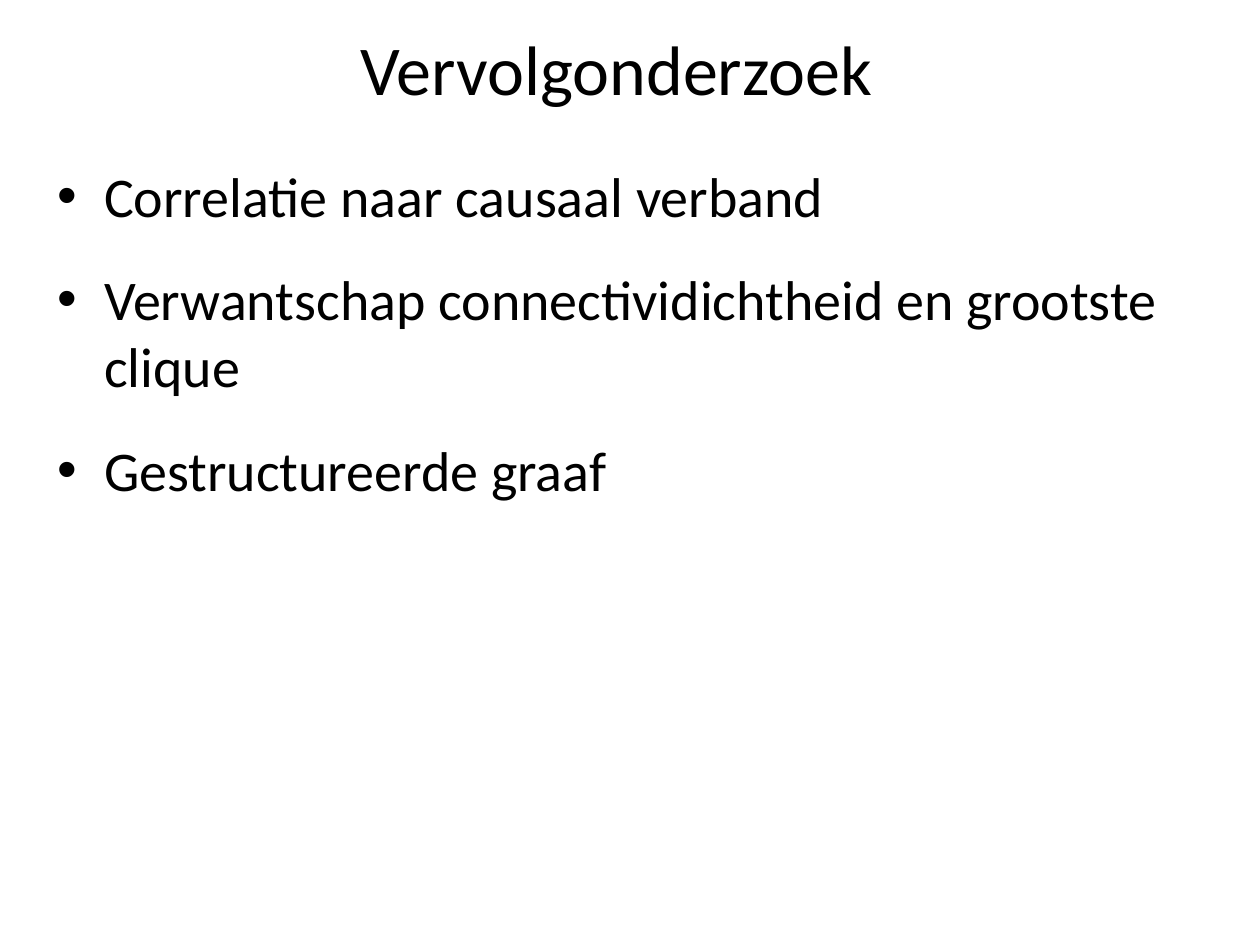
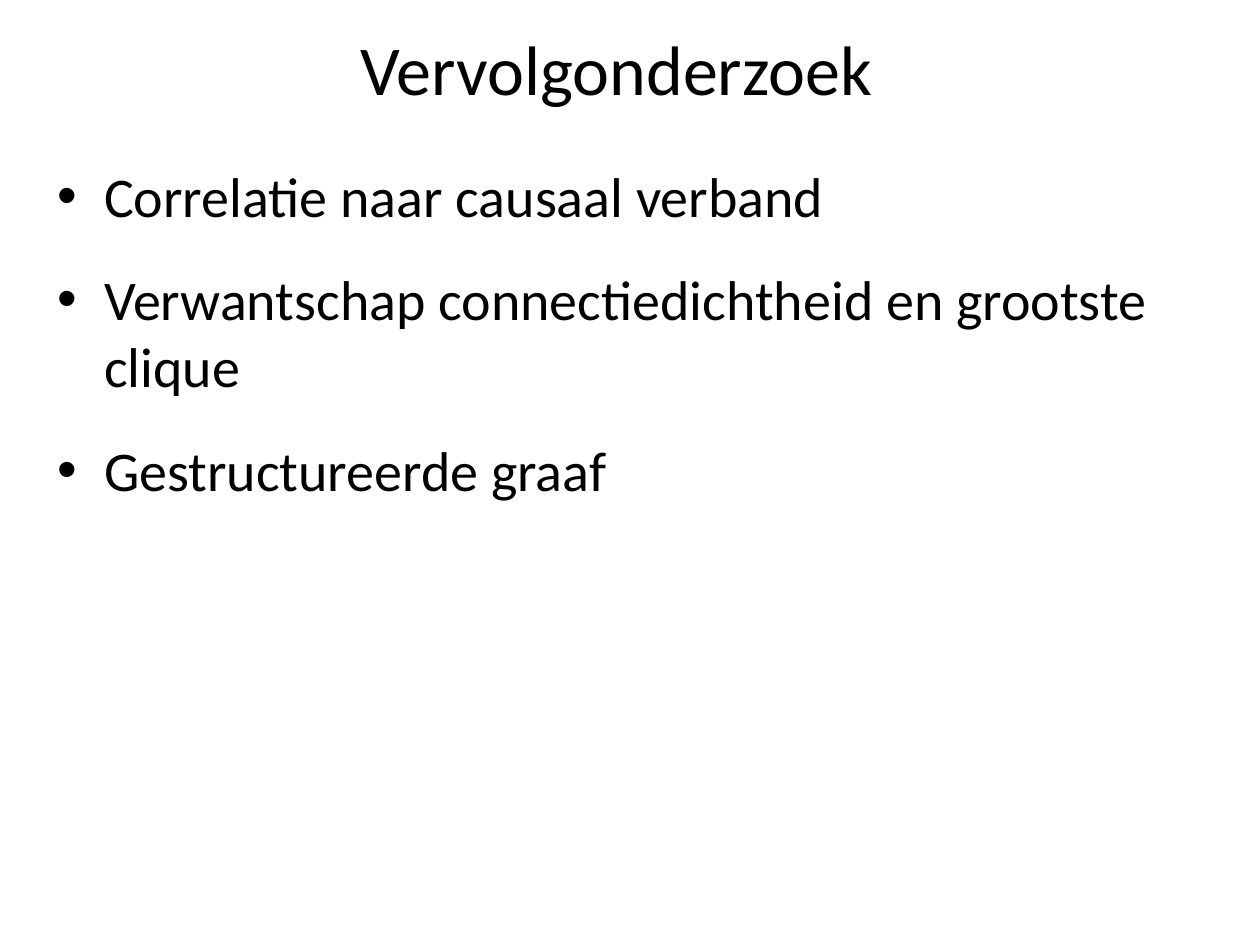
Before and after one commit to marten2/Heuristieken, a slide deck: slide 13 of niks.ppt (slide 12 before the commit). Drawn at 1260x945 pixels with LibreOffice and Linux fonts; fonts in the diff are those of the drawing; background and template pictures are left out. Boxes give left, top, right and bottom in pixels: in the first picture for what was removed or moved away, otherwise in the second. Text is boxed around its words. In the diff, an @@ line names an element or a change of style, - is before the commit and + after.

```diff
--- a/niks.ppt
+++ b/niks.ppt
@@ text at [104, 281, 1146, 396]: text changed @@
-• Verwantschap connectividichtheid en grootste clique
+• Verwantschap connectiedichtheid en grootste clique
```
Also in this commit, not shown: 8 other slides changed, 1 slide added.
